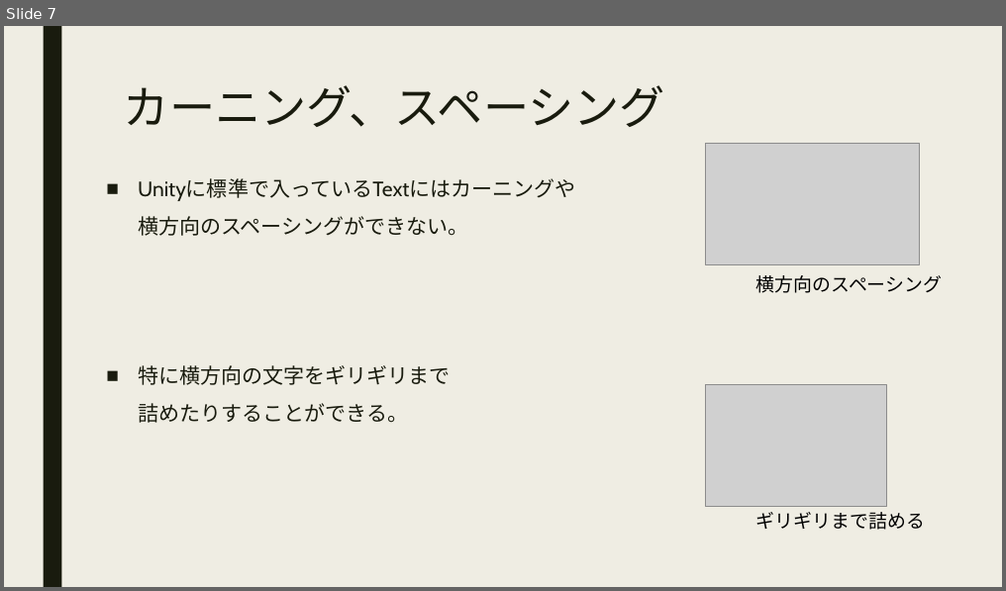
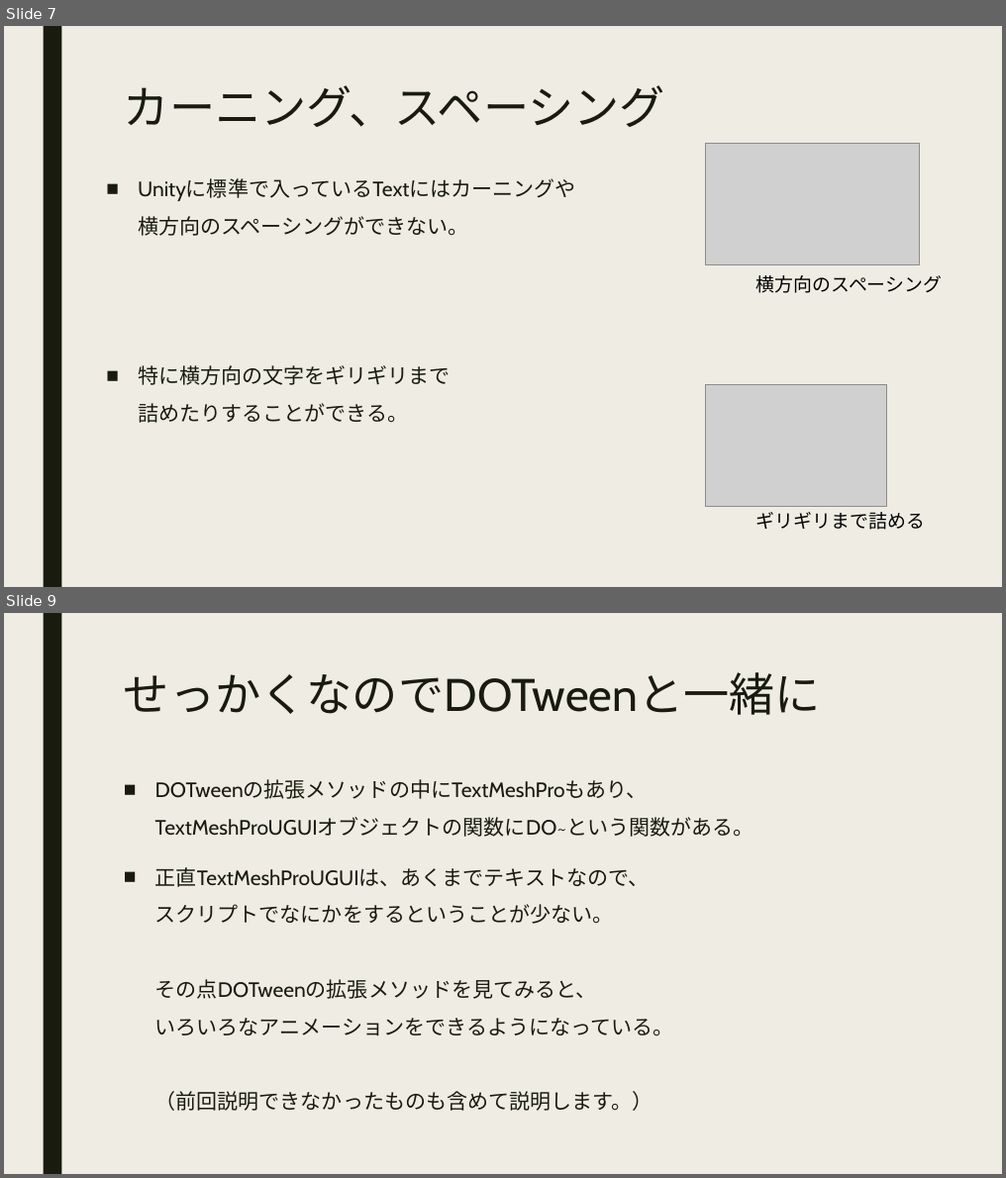
Before and after one commit to hopesnow/Study, a slide deck: RHStudy/Documents/TextMeshPro_r-hatase.pptx. Shown one above the other, each under a label of ours: slide 7 before the commit, slides 7 and 9 after it; the slides between them are not shown. The pictures are 1006x591 and 1006x1178 pixels, drawn with LibreOffice and Linux fonts; fonts in the diff are those of the drawing; grey boxes stand for pictures. Boxes give left, top, right and bottom in pixels: in the first picture for what was removed or moved away, otherwise in the second. Text is boxed around its words. In the diff, an @@ line names an element or a change of style, - is before the commit and + after.

```diff
--- a/RHStudy/Documents/TextMeshPro_r-hatase.pptx
+++ b/RHStudy/Documents/TextMeshPro_r-hatase.pptx
@@ slide 9 added at (x1=4, y1=613, x2=1002, y2=1174), background #EFEDE3; not listed: 1 template element that a slide beside it also shows @@
@@ title added at (x1=124, y1=672, x2=821, y2=715), 44 pt, text #191B0E @@
+せっかくなのでDOTweenと一緒に
@@ text added at (x1=155, y1=780, x2=754, y2=1111), 20 pt, text #191B0E @@
+■ DOTweenの拡張メソッドの中にTextMeshProもあり、
+  TextMeshProUGUIオブジェクトの関数にDO~という関数がある。
+■ 正直TextMeshProUGUIは、あくまでテキストなので、
+  スクリプトでなにかをするということが少ない。
+  その点DOTweenの拡張メソッドを見てみると、
+  いろいろなアニメーションをできるようになっている。
+  （前回説明できなかったものも含めて説明します。）
```
Also in this commit, not shown: 1 slide changed, 4 other slides added, 1 other file.
